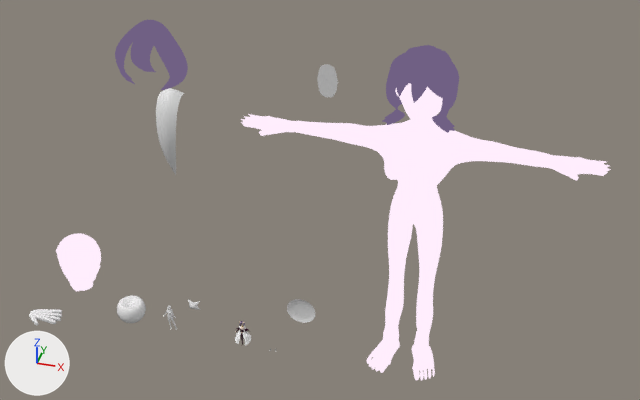
Two versions of the Blender file Utena.blend, one commit apart.
Both versions are drawn from a 50 mm camera at (6.0, -43.1, 41.6) aimed at (-5.7, -0.8, 12.8). Every picture has the same lights, and +X, +Y and +Z are marked at lower left.
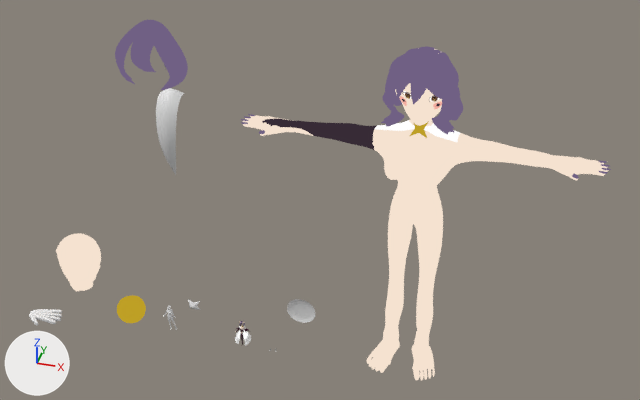
Location of each change, [x1, y1, x2, y2] in pixels of the pictures (640 x 400 px; the box of a moved part takes in the faces that stretch with it):
'Plane.005', surface changed
    both: [241, 49, 611, 381]
'Plane.013', moved
    before: [382, 45, 459, 133]
    after: [381, 47, 463, 134]
'Plane.002', surface changed
    both: [56, 233, 101, 291]
'Sphere', recoloured (white to yellow)
    both: [117, 295, 146, 323]
'Plane', reshaped, moved, turned, rescaled
    before: [317, 64, 338, 98]
    after: [405, 92, 438, 101]
'Cube.002', added
    after: [410, 122, 428, 138]
part 1 of me_plane_005, built on
    before: [399, 94, 443, 116]
    after: [399, 94, 442, 116]
part 2 of me_plane_005, built on
    before: [264, 116, 270, 120]
    after: [263, 116, 321, 137]
part 3 of me_plane_005, recoloured
    both: [375, 91, 460, 142]
part 4 of me_plane_005, recoloured
    both: [241, 114, 611, 179]
part 5 of me_plane_005, recoloured (white to black)
    both: [262, 119, 376, 150]
part 6 of me_plane, moved or reshaped
    before: [317, 64, 338, 98]
    after: [431, 95, 438, 101]

What changed in the scene script:
```text
Change mat_material_024:
    remove # nodes: BsdfPrincipled, OutputMaterial
    nodes: Mix, OutputMaterial, ValToRGB
    colours: black #0a0a0a, white #ffffff, yellow #9b821e, yellow #be9f25
Change mat_material_001:
    where n2 = _N.new('ShaderNodeMix'); n2.name = 'Mix'
    n2.inputs[7].default_value: (1.0, 0.851, 0.982, 1.0) -> (0.913, 0.761, 0.631, 1.0)  # 'B', white #ffeefd -> 'B', white #f5e2d0
Add mat_material_022:
    mat_material_022 = bpy.data.materials.new('Material.022')
    # nodes: Mix, OutputMaterial, ValToRGB
    # colours: black #0a0a0a, white #ffffff, pink #c38a80, pink #f4ada0
Change me_plane_005:
    used by ob_plane_005; location = (-0.24, 0.02, 13.56); rotation_euler = (0.0, -1.577, -1.572), in degrees (0, -90, -90); scale = (0.303, 0.303, 0.319)
    remove me_plane_005.from_pydata(...)  # 3771 vertices, 4030 faces; spans x -41.9..29.4, y -34.8..34.5, z -6.7..5.8
    add me_plane_005.from_pydata(...)  # 3818 vertices, 4073 faces; spans x -41.9..29.4, y -34.8..34.5, z -6.7..5.8
    me_plane_005 part 1: 9 vertices moved from x 19.2..21.0, y -2.9..4.2, z -1.3..-0.3 to x 19.2..21.1, y -2.9..4.0, z -1.5..-0.3; 5 vertices removed from x 20.2..20.8, y -3.9..3.1, z -1.3..-0.3; 37 vertices added at x 19.5..20.9, y -3.9..3.8, z -1.5..-0.1
    me_plane_005 part 2: 4 vertices moved from x 11.5..11.8, y -30.0..-29.9, z 1.6..3.1 to x 11.4..11.7, y -30.0..-29.8, z 1.6..2.9; 15 vertices added at x 9.5..11.7, y -29.6..-19.2, z -0.8..2.7
    me_plane_005 part 3: 62 faces spanning x 11.5..22.4, y -8.6..7.4, z -1.8..4.6 switch from mat_material_001 to mat_material_005
    me_plane_005 part 4: 137 faces spanning x 10.3..11.5, y -34.8..34.5, z -3.3..3.6 switch from mat_material_001 to mat_material_026
    me_plane_005 part 5: 84 faces spanning x 8.3..13.0, y -30.3..-7.2, z -0.9..4.0 switch from mat_material_001 to mat_material_027
    add me_plane_005.materials.append(mat_material_022)
Change me_plane:
    used by ob_plane; location = (-5.34, -0.53, 20.49); rotation_euler = (1.569, 0.0, 0.0), in degrees (90, 0, 0)
    remove me_plane.from_pydata(...)  # 35 vertices, 24 faces; spans x -0.59..0.58, y -1.0..1.0, z 0.0
    add me_plane.from_pydata(...)  # 70 vertices, 48 faces; spans x -5.25..0.53, y -1.01..0.98, z -0.19..-0.03
    me_plane part 6: 35 vertices removed from x -0.59..0.58, y -1.0..1.0, z 0.0; 35 vertices added at x -0.59..0.53, y -1.01..0.97, z -0.19..-0.07
    me_plane part 7: the surface is now shaded smooth
    add me_plane.materials.append(mat_material_028)  # picture img_eye
Add me_cube_003:
    me_cube_003.from_pydata([(-0.102, -0.101, -0.851), (-0.102, 0.103, -0.83), (0.102, -0.101, -0.851), (0.102, 0.103, -0.83), (0.0, 0.42, -0.796), (0.0, -0.418, -0.885), (-0.421, 0.001, -0.84), (0.421, 0.001, -0.84), (0.0, -0.006, -0.778), (0.0, 0.008, -0.915)], [], [(8, 7, 3), (2, 7, 8), (5, 2, 8), (0, 5, 8), (1, 8, 4), (3, 4, 8), (1, 6, 8), (0, 8, 6), (3, 7, 9), (2, 9, 7), (5, 9, 2), (0, 9, 5), (6, 9, 0), (1, 9, 6), (4, 9, 1), (3, 9, 4)])
    me_cube_003.polygons.foreach_set('use_smooth', [True] * 16)
    me_cube_003.materials.append(mat_material_024)
Change ob_plane_013:
    ob_plane_013.location: (-1.73, 1.81, 22.08) -> (-1.73, 1.64, 22.08)
Change ob_plane:
    ob_plane.location: (-5.34, -0.53, 20.49) -> (0.55, -0.52, 20.13)
    ob_plane.rotation_euler: (1.569, 0.0, 0.0) -> (1.838, 0.0, 0.0)  # degrees (90, 0, 0) -> degrees (105, 0, 0)
    ob_plane.scale: (1.0, 1.0, 1.0) -> (0.309, 0.202, 1.01)
Add ob_cube_002:
    ob_cube_002 = bpy.data.objects.new('Cube.002', me_cube_003)
    ob_cube_002.location = (-0.16, -1.47, 18.78)
    ob_cube_002.rotation_euler = (0.938, 0.692, -0.42)  # degrees (54, 40, -24)
    ob_cube_002.scale = (1.73, 1.73, 1.73)
```
